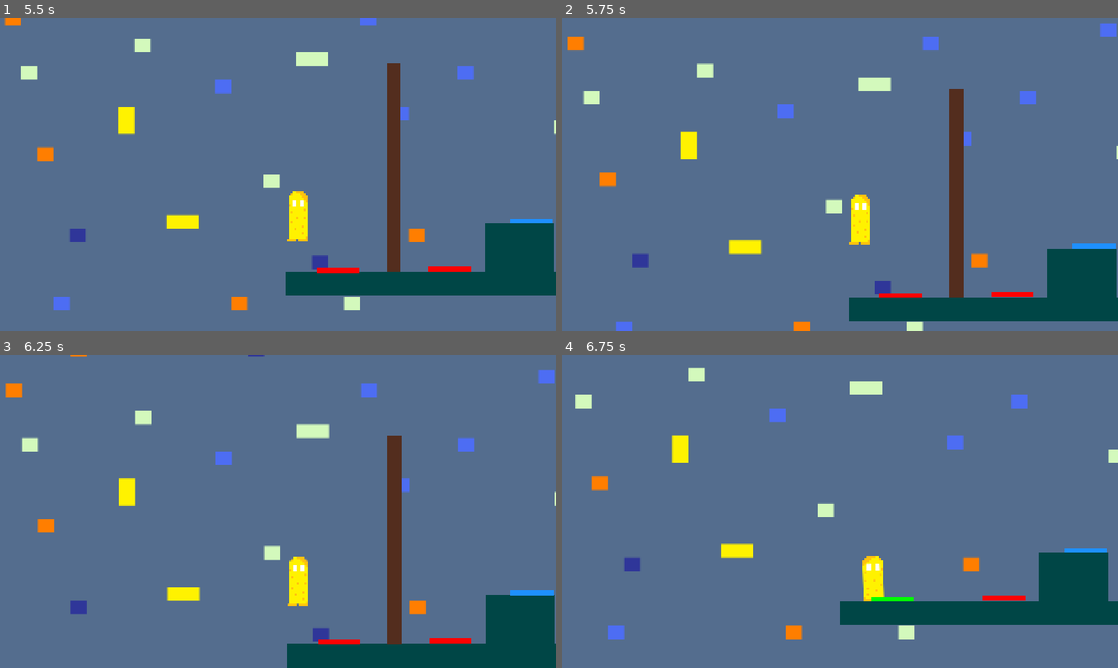
Above: before the commit, frames 1-4 (two rows, left to right).
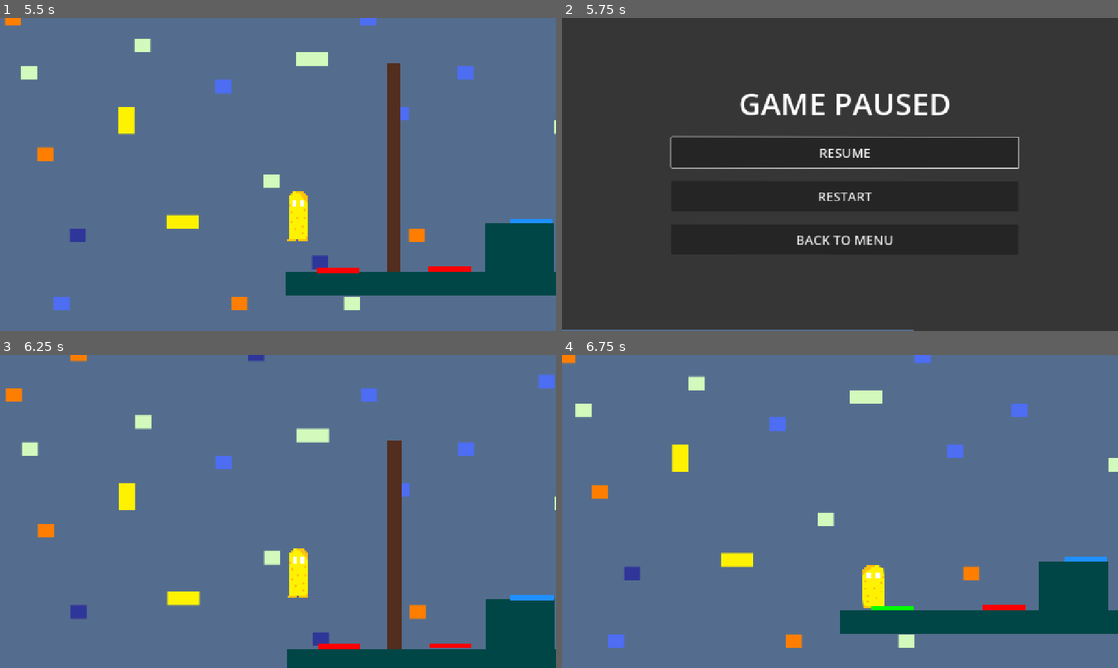
Above: after the commit, the same moments.

Repository: szilveszterbiro7/week4
Game: Godot game, scene res://Scenes/main_menu.tscn
The game is run twice, just before and just after one commit, with the same random seed, the same clock (stepped at 60 frames per second) and the same inputs. Sound files missing from this copy of the repository are replaced by a short silence.
Inputs (mouse positions are in pixels of both pictures, inside the frame that each line leads up to):
- Up to frame 1 (5.5 s): click "PLAY" at 0.5 s; tap Enter at 1.25 s; move the mouse to (400, 158) at 1.27 s; hold D (right) 1.28-2.78 s; tap Tab (change_character) at 1.35, 5.1 s; click (400, 158) at 1.42 s; tap Space (jump) at 1.52, 2.27, 3.77, 4.52, 5.27 s; move the mouse to (166, 190) at 2.02 s; tap E (climb) at 2.1 s; move the mouse to (333, 105) at 2.77 s; hold A (left) 2.78-3.53 s; tap F (split) at 2.85 s; move the mouse to (250, 237) at 3.52 s; hold D (right) 3.53-5.03 s; tap Alt at 3.6 s; click (250, 237) at 3.67 s; move the mouse to (444, 221) at 4.27 s; tap Shift at 4.35 s; tap R (restart) at 4.9 s; move the mouse to (111, 127) at 5.02 s; hold A (left) from 5.03 s (still down)
- Up to frame 2 (5.75 s): keep holding A (left); tap Escape (ui_cancel) at 5.65 s
- Up to frame 3 (6.25 s): release A (left) at 5.75 s; click (283, 489) at 5.75 s, where only the run after the commit has a clickable "RESUME"
- Up to frame 4 (6.75 s): move the mouse to (867, 511) at 6.52 s; hold D (right) from 6.53 s (still down); hold E (climb) from 6.53 s (still down); click (867, 511) at 6.67 s

Frame 1 is identical in both runs. In frame 2, 100% of the frame differs, in the area x 0-100%, y 0-100%; in frame 3, 3.2%; in frame 4, 6.6%.

Commit message:
Added a pause menu

Diff:
--- a/week-4/Scenes/base_level.gd
+++ b/week-4/Scenes/base_level.gd
@@ -30,6 +30,7 @@
 	clone1.get_node("CollisionShape2D").set_deferred("disabled", true)
 	clone2.get_node("CollisionShape2D").set_deferred("disabled", true)
 	update_camera()
+	add_child(preload("res://Scenes/pause_menu.tscn").instantiate())
 func _physics_process(_delta):
 	if Input.is_action_just_pressed("restart"):
 		get_tree().reload_current_scene()
--- a/week-4/Scenes/main_menu.tscn
+++ b/week-4/Scenes/main_menu.tscn
@@ -157,8 +157,10 @@
 
 [node name="Title" type="Label" parent="SettingsPanel/ControlsPanel" unique_id=2141918711]
 layout_mode = 0
-offset_right = 1287.0
-offset_bottom = 172.0
+offset_left = 1.0
+offset_top = -17.0
+offset_right = 1288.0
+offset_bottom = 79.0
 theme_override_font_sizes/font_size = 70
 text = "CONTROLS"
 horizontal_alignment = 1
@@ -166,11 +168,11 @@
 [node name="Controls" type="Label" parent="SettingsPanel/ControlsPanel" unique_id=905886050]
 layout_mode = 0
 offset_left = 3.0
-offset_top = 89.0
+offset_top = 63.0
 offset_right = 1310.0
-offset_bottom = 716.0
+offset_bottom = 720.0
 theme_override_font_sizes/font_size = 19
-text = "MOVEMENT\\Left: A/←\\Right:D/→\\Jump: SPACE\\\\CLONES\\Split: F\\Unite: F\\ Switch clones: TAB\\\\RESTART\\Restart level: R\\\\THE ASCENT\\Climb: Hold E\\Climb up: …(166 unchanged characters)…
+text = "MOVEMENT\\Left: A/←\\Right:D/→\\Jump: SPACE\\\\CLONES\\Split: F\\Unite: F\\ Switch clones: TAB\\\\PAUSE\\Restart level: R\\Pause game: ESC\\\\THE ASCENT\\Climb: Hold E\\Climb up: …(166 unchanged characters)…
 horizontal_alignment = 1
 paragraph_separator = "\\"
 
--- a/week-4/Scenes/music_manager.gd
+++ b/week-4/Scenes/music_manager.gd
@@ -8,6 +8,7 @@
 var brightness_overlay:ColorRect
 
 func _ready():
+	process_mode=Node.PROCESS_MODE_ALWAYS
 	music_player=AudioStreamPlayer.new()
 	music_player.stream=music
 	music_player.volume_db=-22
--- /dev/null
+++ b/week-4/Scenes/pause_menu.gd
@@ -0,0 +1,33 @@
+extends CanvasLayer
+
+
+@onready var panel_root=$PanelRoot
+@onready var resume_button=$PanelRoot/Buttons/Resume
+@onready var restart_button=$PanelRoot/Buttons/Restart
+@onready var menu_button=$PanelRoot/Buttons/MainMenu
+
+func _ready():
+	panel_root.hide()
+	resume_button.pressed.connect(resume)
+	restart_button.pressed.connect(restart)
+	menu_button.pressed.connect(backmenu)
+func _input(event):
+	if event.is_action_pressed("ui_cancel") and not event.is_echo():
+		get_viewport().set_input_as_handled()
+		if get_tree().paused:
+			resume()
+		else:
+			pause()
+func pause():
+	panel_root.show()
+	get_tree().paused=true
+	resume_button.grab_focus()
+func resume():
+	get_tree().paused=false
+	panel_root.hide()
+func restart():
+	resume()
+	get_tree().reload_current_scene()
+func backmenu():
+	resume()
+	get_tree().change_scene_to_file("res://Scenes/main_menu.tscn")
--- /dev/null
+++ b/week-4/Scenes/pause_menu.tscn
@@ -0,0 +1,53 @@
+[gd_scene format=3 uid="uid://cuji4k8nmbmml"]
+
+[ext_resource type="Script" uid="uid://crh2wewqghpp6" path="res://Scenes/pause_menu.gd" id="1_emv3i"]
+
+[node name="PauseMenu" type="CanvasLayer" unique_id=1660970105]
+process_mode = 3
+layer = 50
+script = ExtResource("1_emv3i")
+
+[node name="PanelRoot" type="Control" parent="." unique_id=1065419463]
+layout_mode = 3
+anchors_preset = 0
+offset_right = 40.0
+offset_bottom = 40.0
+rotation = 0.0008900915
+
+[node name="ColorRect" type="ColorRect" parent="PanelRoot" unique_id=492990426]
+layout_mode = 0
+offset_right = 1285.0
+offset_bottom = 718.0
+color = Color(0.21230483, 0.21230483, 0.21230483, 1)
+
+[node name="Buttons" type="VBoxContainer" parent="PanelRoot" unique_id=159368375]
+layout_mode = 0
+offset_left = 252.12898
+offset_top = 147.81908
+offset_right = 1051.129
+offset_bottom = 704.4071
+theme_override_constants/separation = 30
+
+[node name="Title" type="Label" parent="PanelRoot/Buttons" unique_id=1727946368]
+layout_mode = 2
+theme_override_font_sizes/font_size = 70
+text = "GAME PAUSED"
+horizontal_alignment = 1
+
+[node name="Resume" type="Button" parent="PanelRoot/Buttons" unique_id=864582217]
+custom_minimum_size = Vector2(0, 70)
+layout_mode = 2
+theme_override_font_sizes/font_size = 30
+text = "RESUME"
+
+[node name="Restart" type="Button" parent="PanelRoot/Buttons" unique_id=1395433627]
+custom_minimum_size = Vector2(0, 70)
+layout_mode = 2
+theme_override_font_sizes/font_size = 30
+text = "RESTART"
+
+[node name="MainMenu" type="Button" parent="PanelRoot/Buttons" unique_id=1895309498]
+custom_minimum_size = Vector2(0, 70)
+layout_mode = 2
+theme_override_font_sizes/font_size = 30
+text = "BACK TO MENU"
Not shown, added: week-4/Scenes/pause_menu.gd.uid
